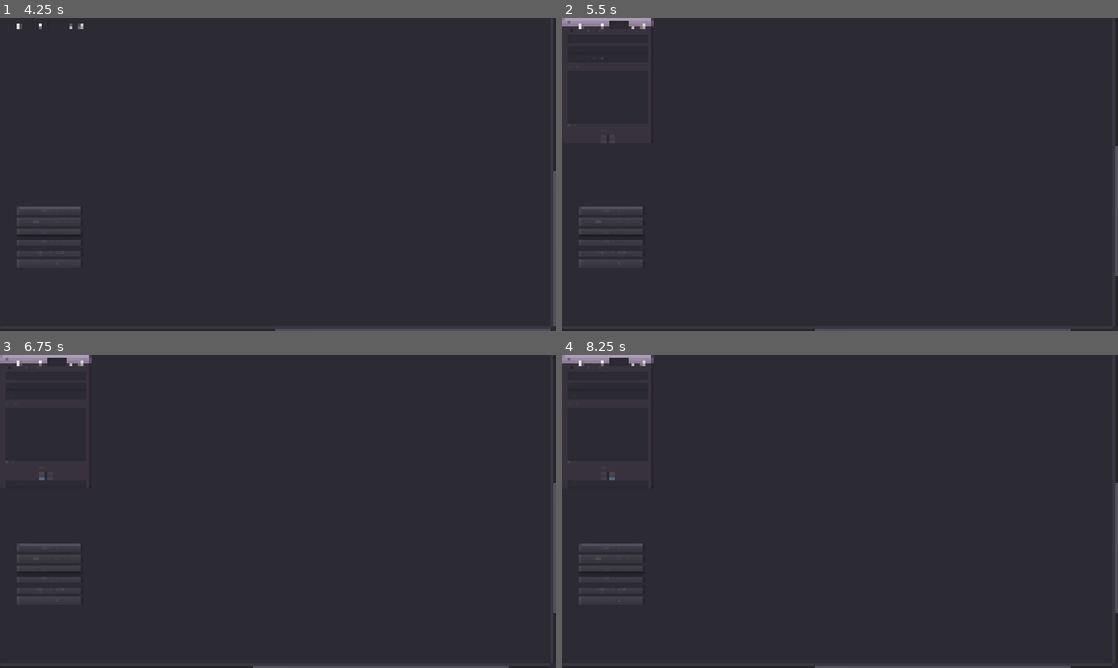
Above: before the commit, frames 1-4 (two rows, left to right).
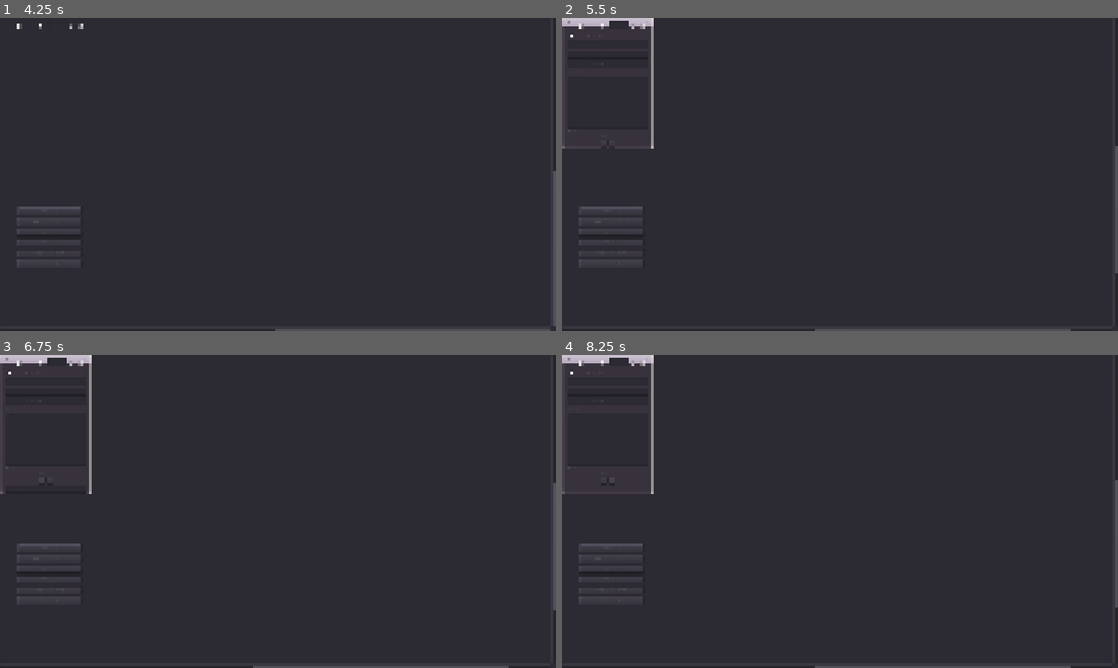
Above: after the commit, the same moments.

Repository: masterhand83/moon_dialogs
Game: Godot game, scene res://GUI/main_view.tscn
The game is run twice, just before and just after one commit, with the same random seed, the same clock (stepped at 60 frames per second) and the same inputs.
Inputs (mouse positions are in pixels of both pictures, inside the frame that each line leads up to):
- Up to frame 1 (4.25 s): click "New Project" at 0.5 s; click (11, 24) at 1.25 s; click (33, 24) at 2 s; click (44, 24) at 2.75 s; click (77, 24) at 3.5 s
- Up to frame 2 (5.5 s): click "Add Dialog" at 4.25 s; click (606, 39) at 5.02 s; type "12" at 5.1 s; click (606, 49) at 5.25 s; type "Alex" at 5.33 s; click (606, 58) at 5.48 s
- Up to frame 3 (6.75 s): type "12" at 5.57 s; click (44, 433) at 5.77 s; type "Alex" at 5.85 s; click "+" at 6.5 s
- Up to frame 4 (8.25 s): click (606, 483) at 7.27 s; type "12" at 7.35 s; click "-" at 8 s

Frame 1 is identical in both runs. In frame 2, 0.6% of the frame differs, in the area x 0-100%, y 0-83%; in frame 3, 0.6%; in frame 4, 0.6%.

Commit message:
added 'delete choice ' feature

Diff:
--- a/dialog_node/base_dialog_node.gd
+++ b/dialog_node/base_dialog_node.gd
@@ -1,6 +1,11 @@
 extends GraphNode
+const DEFAULT_COLOR = Color.white
+const DEFAULT_PORT = 0
+const NEXT_LABEL_INDEX = 3
+const CHOICE_MENU_INDEX = 4
+
 var choice_inputs = {}
-var choice_count = 0;
+var choice_index = 5;
 
 func _on_DialogNode_close_request() -> void:
     self.clear_all_slots()
@@ -12,8 +17,22 @@
 func _on_ChoiceMenu_add_choice() -> void:
     var line_edit = LineEdit.new()
     line_edit.placeholder_text = 'choice'
-    choice_inputs[str(choice_count)] = line_edit
+    choice_inputs[str(choice_index)] = line_edit
     add_child(line_edit, true)
-    choice_count += 1
+    choice_index += 1
     update()
     force_update_transform()
+
+
+func _on_ChoiceMenu_delete_choice() -> void:
+    var last_index = get_child_count() - 1;
+    if last_index <= CHOICE_MENU_INDEX:
+        return
+    set_slot(last_index,
+            false, 0, DEFAULT_COLOR,
+            false, DEFAULT_PORT, DEFAULT_COLOR)
+    var choice_input = choice_inputs.get(str(last_index))
+    choice_inputs.erase(str(last_index))
+    choice_input.queue_free()
+    choice_index -= 1
+    rect_size.y = 0
--- a/dialog_node/base_dialog_node.tscn
+++ b/dialog_node/base_dialog_node.tscn
@@ -36,34 +36,50 @@
 slot/3/right_enabled = false
 slot/3/right_type = 0
 slot/3/right_color = Color( 1, 1, 1, 1 )
+slot/4/left_enabled = false
+slot/4/left_type = 0
+slot/4/left_color = Color( 1, 1, 1, 1 )
+slot/4/right_enabled = false
+slot/4/right_type = 0
+slot/4/right_color = Color( 1, 1, 1, 1 )
 script = ExtResource( 2 )
+__meta__ = {
+"_edit_use_anchors_": false
+}
+
+[node name="Label2" type="Label" parent="."]
+margin_left = 16.0
+margin_top = 24.0
+margin_right = 247.0
+margin_bottom = 38.0
 __meta__ = {
 "_edit_use_anchors_": false
 }
 
 [node name="CheckBox" type="CheckBox" parent="."]
 margin_left = 16.0
-margin_top = 24.0
+margin_top = 39.0
 margin_right = 247.0
-margin_bottom = 48.0
+margin_bottom = 63.0
 text = "multiple choice"
 
 [node name="DialogInputs" parent="." instance=ExtResource( 3 )]
-margin_top = 49.0
+margin_top = 64.0
 margin_right = 247.0
-margin_bottom = 301.0
+margin_bottom = 316.0
 
 [node name="Label" type="Label" parent="."]
 margin_left = 16.0
-margin_top = 302.0
+margin_top = 317.0
 margin_right = 247.0
-margin_bottom = 316.0
+margin_bottom = 331.0
 text = "Next"
 
 [node name="ChoiceMenu" parent="." instance=ExtResource( 1 )]
 margin_left = 16.0
-margin_top = 317.0
+margin_top = 332.0
 margin_right = 247.0
-margin_bottom = 355.0
+margin_bottom = 370.0
 [connection signal="close_request" from="." to="." method="_on_DialogNode_close_request"]
 [connection signal="add_choice" from="ChoiceMenu" to="." method="_on_ChoiceMenu_add_choice"]
+[connection signal="delete_choice" from="ChoiceMenu" to="." method="_on_ChoiceMenu_delete_choice"]
